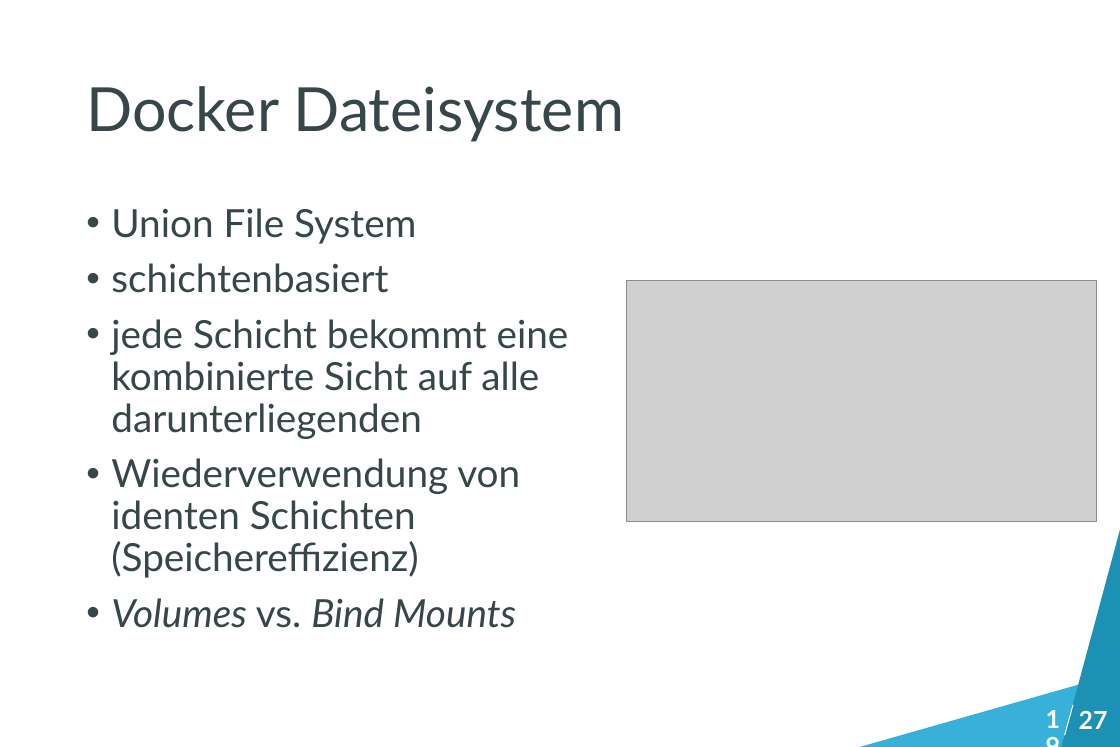
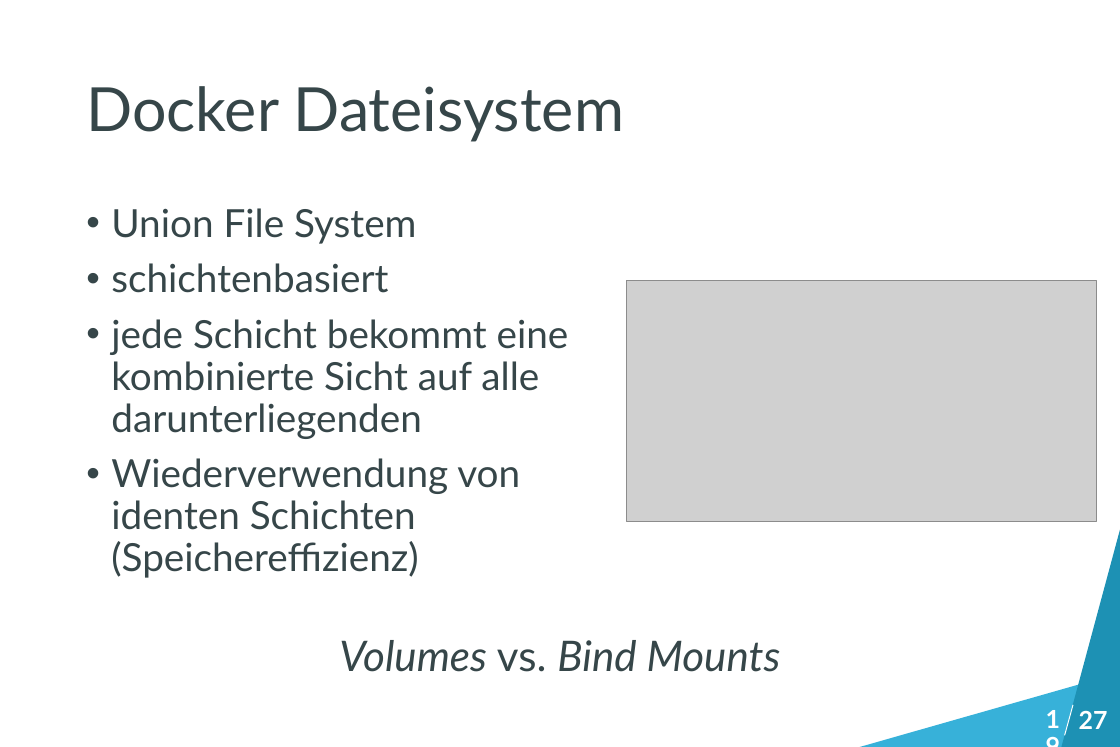
Before and after one commit to bemayr/talk.intro-to-docker, a slide deck: slide 24 of slides.pptx. Drawn at 1120x747 pixels with LibreOffice and Linux fonts; fonts in the diff are those of the drawing; grey boxes stand for pictures. Boxes give left, top, right and bottom in pixels: in the first picture for what was removed or moved away, otherwise in the second. Text is boxed around its words. In the diff, an @@ line names an element or a change of style, - is before the commit and + after.

```diff
--- a/slides.pptx
+++ b/slides.pptx
@@ text at (111,598,516,628): paragraph removed @@
-• Volumes vs. Bind Mounts
@@ text added at (339,640,781,672), 32 pt, text #364649, italic @@
+Volumes vs. Bind Mounts
```
Also in this commit, not shown: 1 other slide changed, 2 slides added.
